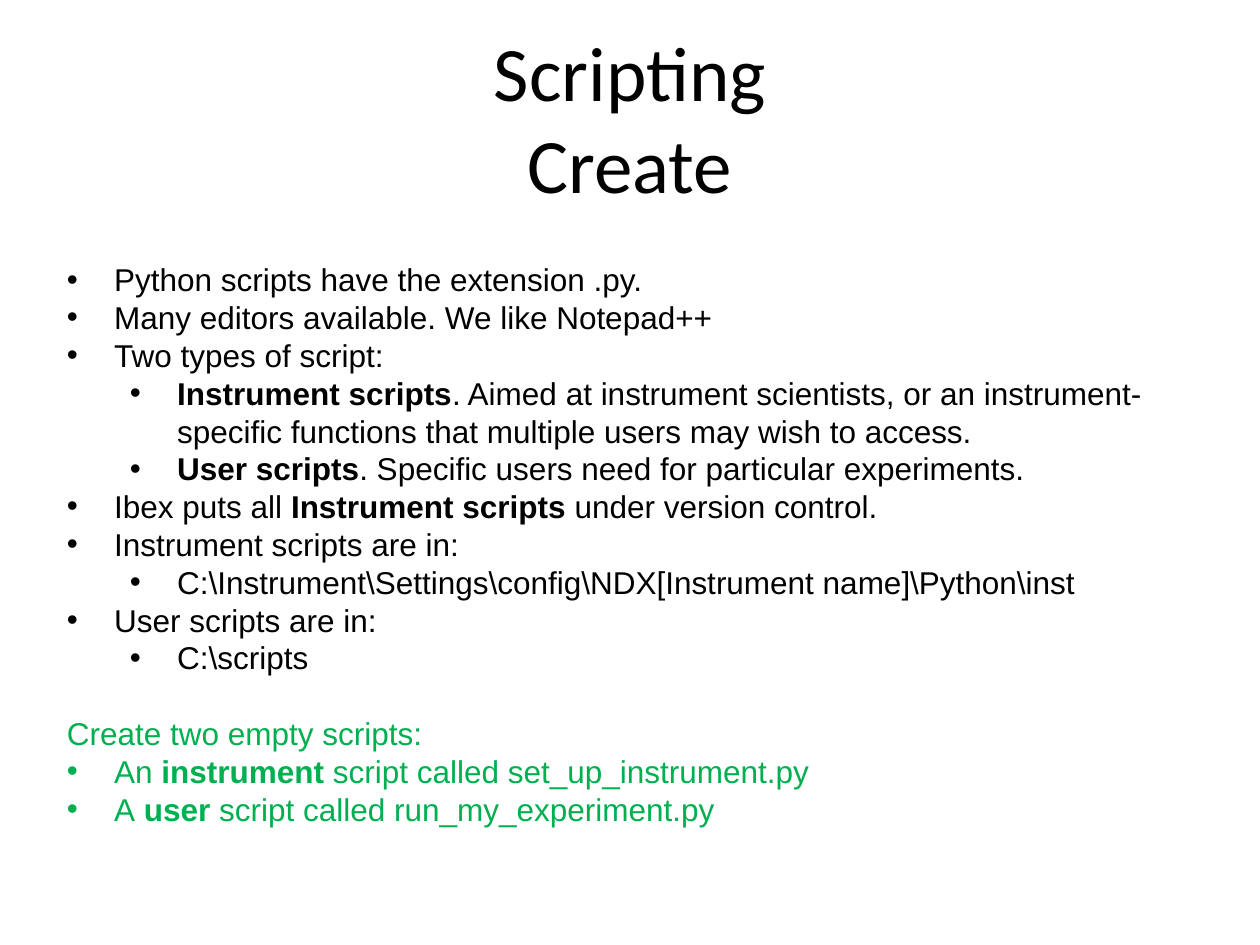
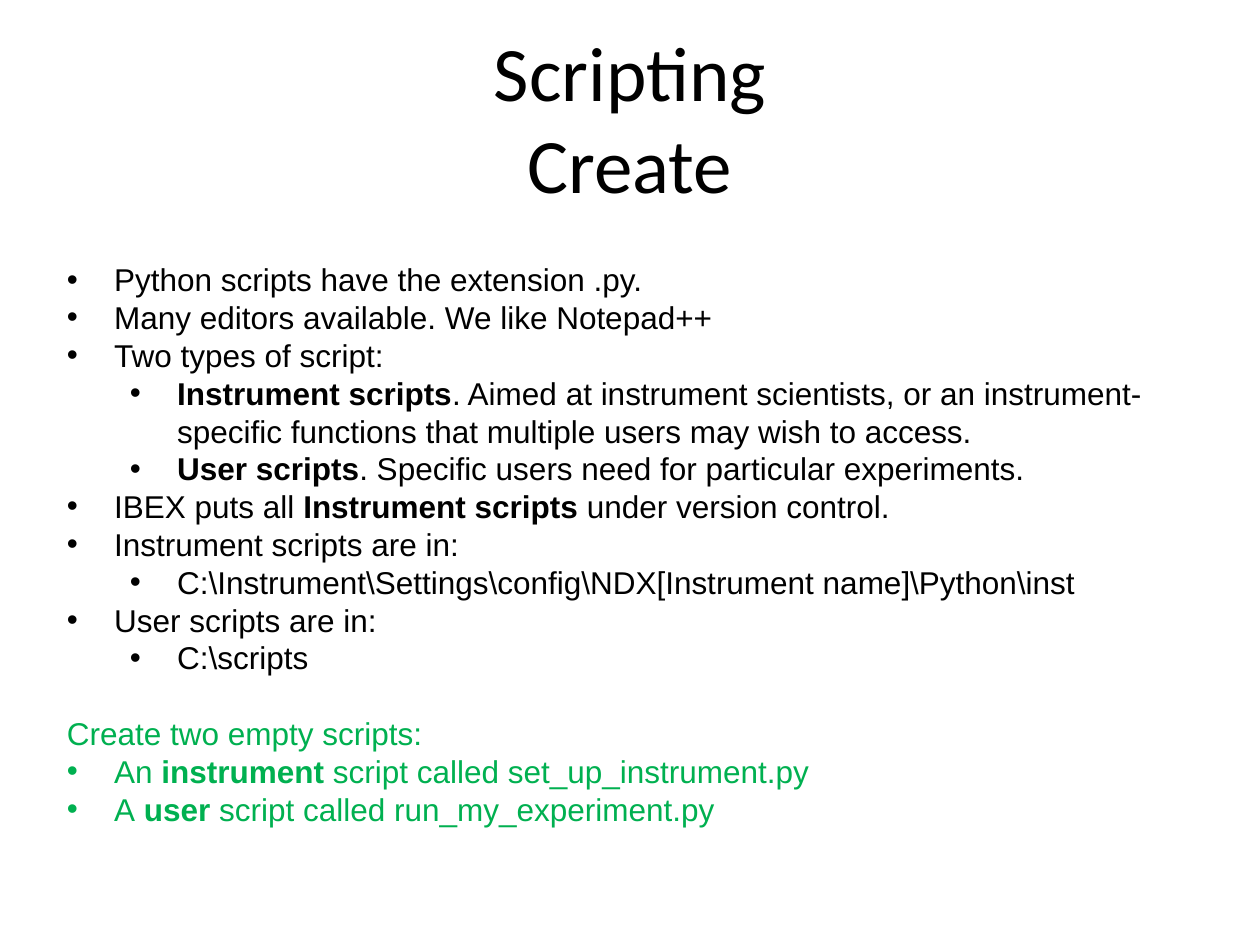
Before and after one commit to ISISComputingGroup/ibex_user_manual, a slide deck: slide 16 of genie_python_and_ibex/genie_python_and_ibex.pptx. Drawn at 1260x945 pixels with LibreOffice and Linux fonts; fonts in the diff are those of the drawing; background and template pictures are left out. Boxes give left, top, right and bottom in pixels: in the first picture for what was removed or moved away, otherwise in the second. Text is boxed around its words. In the diff, an @@ line names an element or a change of style, - is before the commit and + after.

```diff
--- a/genie_python_and_ibex/genie_python_and_ibex.pptx
+++ b/genie_python_and_ibex/genie_python_and_ibex.pptx
@@ text at [114,495,889,524]: text changed @@
-• Ibex puts all Instrument scripts under version control.
+• IBEX puts all Instrument scripts under version control.
```
Also in this commit, not shown: 16 other slides changed, 1 other file.
